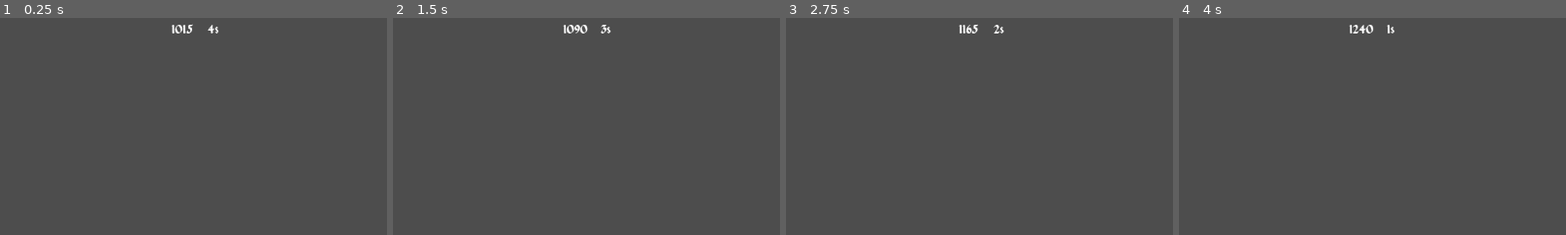
Above: before the commit, frames 1-4 (left to right).
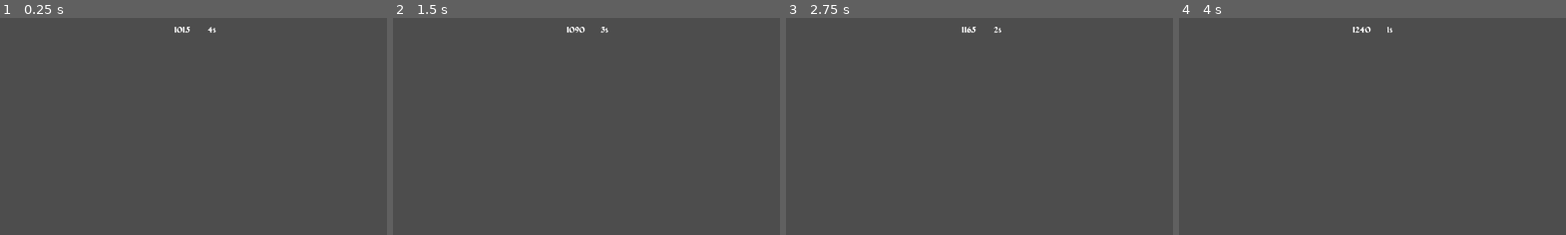
Above: after the commit, the same moments.

Repository: electron35/GMTK_Jam_Dunjunk_shop
Game: Godot game, scene res://GMTK_Jam/MainScene.tscn
Same seed, same stepped clock (60 frames per second), same inputs: the game is played once before the commit and once after it.
Inputs (mouse positions are % of the whole screen's width and height, from its top left):
- Up to frame 1 (0.25 s): no input
- Up to frame 2 (1.5 s): tap Enter at 0.5 s; move the mouse to (72, 45) at 0.52 s; click (72, 45) at 0.67 s; tap Space at 1.25 s; move the mouse to (30, 55) at 1.27 s; click (30, 55) at 1.42 s
- Up to frame 3 (2.75 s): tap Enter at 2 s; move the mouse to (60, 28) at 2.02 s; click (60, 28) at 2.17 s
- Up to frame 4 (4 s): move the mouse to (45, 70) at 2.77 s; click (45, 70) at 2.92 s; tap Space at 3.5 s; move the mouse to (80, 65) at 3.52 s; click (80, 65) at 3.67 s
The pictures show only the part of the screen within x 25-75%, y 0-50%; the shares and areas given below are measured in that part.

The runs differ from the first frame. In frame 1, 0.2% of the frame differs, in the area x 44-57%, y 2-8%; in frame 2, 0.2%, in the area x 43-57%, y 3-8%; in frame 3, 0.2%; in frame 4, 0.2%.
Error in both runs: Invalid assignment of property or key 'wait_time' with value of type 'float' on a base object of type 'null instance'. (res://GMTK_Jam/script/MoneyUI.gd:6)

Commit message:
Inventory Update

Diff:
--- a/GMTK_Jam/Resources/theme.tres
+++ b/GMTK_Jam/Resources/theme.tres
@@ -3,4 +3,7 @@
 [ext_resource type="FontFile" uid="uid://bgw5dbb5i6afo" path="res://GMTK_Jam/Resources/Font/Deutsch.ttf" id="1_p24lw"]
 
 [resource]
+default_font = ExtResource("1_p24lw")
+default_font_size = 12
+Button/fonts/font = ExtResource("1_p24lw")
 Label/fonts/font = ExtResource("1_p24lw")
--- /dev/null
+++ b/GMTK_Jam/UIElement/CraftInventory.tscn
@@ -0,0 +1,25 @@
+[gd_scene load_steps=4 format=3 uid="uid://bd5rxguf277o2"]
+
+[ext_resource type="Script" path="res://GMTK_Jam/script/CraftInventory.gd" id="1_c07et"]
+[ext_resource type="PackedScene" uid="uid://hpqk7j3phf64" path="res://GMTK_Jam/UIElement/CraftUI.tscn" id="1_ysyqp"]
+[ext_resource type="PackedScene" uid="uid://ctfcmt515w0rc" path="res://GMTK_Jam/UIElement/InventoryUI.tscn" id="2_rd0et"]
+
+[node name="crafting_menu" type="Control"]
+layout_mode = 3
+anchor_right = 0.513
+anchor_bottom = 1.0
+offset_right = 0.0239868
+grow_horizontal = 2
+grow_vertical = 2
+script = ExtResource("1_c07et")
+
+[node name="HBoxContainer" type="HBoxContainer" parent="."]
+layout_mode = 0
+offset_right = 40.0
+offset_bottom = 40.0
+
+[node name="CraftUI" parent="HBoxContainer" instance=ExtResource("1_ysyqp")]
+layout_mode = 2
+
+[node name="InventoryUI" parent="HBoxContainer" instance=ExtResource("2_rd0et")]
+layout_mode = 2
--- /dev/null
+++ b/GMTK_Jam/UIElement/CraftUI.tscn
@@ -0,0 +1,32 @@
+[gd_scene load_steps=3 format=3 uid="uid://hpqk7j3phf64"]
+
+[ext_resource type="PackedScene" uid="uid://dcvv01ntwrxis" path="res://GMTK_Jam/UIElement/SlotUI.tscn" id="1_lc324"]
+[ext_resource type="Theme" uid="uid://b23gfgab88oos" path="res://GMTK_Jam/Resources/theme.tres" id="2_mhc8u"]
+
+[node name="CraftUI" type="PanelContainer"]
+offset_right = 40.0
+
+[node name="MarginContainer" type="MarginContainer" parent="."]
+layout_mode = 2
+theme_override_constants/margin_left = 10
+theme_override_constants/margin_top = 40
+theme_override_constants/margin_right = 10
+theme_override_constants/margin_bottom = 20
+
+[node name="VBox" type="VBoxContainer" parent="MarginContainer"]
+layout_mode = 2
+theme_override_constants/separation = 20
+
+[node name="CraftSlot1" parent="MarginContainer/VBox" instance=ExtResource("1_lc324")]
+layout_mode = 2
+
+[node name="CraftSlot2" parent="MarginContainer/VBox" instance=ExtResource("1_lc324")]
+layout_mode = 2
+
+[node name="Button" type="Button" parent="MarginContainer/VBox"]
+layout_mode = 2
+theme = ExtResource("2_mhc8u")
+text = "CRAFT"
+
+[node name="Result" parent="MarginContainer/VBox" instance=ExtResource("1_lc324")]
+layout_mode = 2
--- a/GMTK_Jam/UIElement/CraftingMenu.tscn
+++ /dev/null
@@ -1,14 +0,0 @@
-[gd_scene format=3 uid="uid://bd5rxguf277o2"]
-
-[node name="crafting_menu" type="Control"]
-layout_mode = 3
-anchor_right = 0.562
-anchor_bottom = 1.0
-offset_right = 0.575928
-grow_horizontal = 2
-grow_vertical = 2
-
-[node name="HBoxContainer" type="HBoxContainer" parent="."]
-layout_mode = 0
-offset_right = 40.0
-offset_bottom = 40.0
--- /dev/null
+++ b/GMTK_Jam/UIElement/InventoryUI.tscn
@@ -0,0 +1,26 @@
+[gd_scene load_steps=2 format=3 uid="uid://ctfcmt515w0rc"]
+
+[ext_resource type="Script" path="res://GMTK_Jam/script/InventoryUI.gd" id="1_m4cb5"]
+
+[node name="InventoryUI" type="PanelContainer"]
+anchors_preset = 15
+anchor_right = 1.0
+anchor_bottom = 1.0
+offset_left = 0.5
+offset_top = 0.5
+offset_right = -873.5
+offset_bottom = -233.5
+grow_horizontal = 2
+grow_vertical = 2
+script = ExtResource("1_m4cb5")
+
+[node name="MarginContainer" type="MarginContainer" parent="."]
+layout_mode = 2
+theme_override_constants/margin_left = 5
+theme_override_constants/margin_top = 5
+theme_override_constants/margin_right = 5
+theme_override_constants/margin_bottom = 5
+
+[node name="ItemGrid" type="GridContainer" parent="MarginContainer"]
+layout_mode = 2
+columns = 4
--- /dev/null
+++ b/GMTK_Jam/UIElement/SlotUI.tscn
@@ -0,0 +1,32 @@
+[gd_scene load_steps=3 format=3 uid="uid://dcvv01ntwrxis"]
+
+[ext_resource type="Script" path="res://GMTK_Jam/script/SlotUI.gd" id="1_egk54"]
+[ext_resource type="Theme" uid="uid://b23gfgab88oos" path="res://GMTK_Jam/Resources/theme.tres" id="2_g8fse"]
+
+[node name="SlotUI" type="PanelContainer"]
+offset_right = 64.0
+offset_bottom = 64.0
+script = ExtResource("1_egk54")
+
+[node name="MarginContainer" type="MarginContainer" parent="."]
+custom_minimum_size = Vector2(64, 64)
+layout_mode = 2
+theme_override_constants/margin_left = 4
+theme_override_constants/margin_top = 4
+theme_override_constants/margin_right = 4
+theme_override_constants/margin_bottom = 4
+
+[node name="TextureRect" type="TextureRect" parent="MarginContainer"]
+layout_mode = 2
+expand_mode = 1
+
+[node name="QualityLabel" type="Label" parent="."]
+layout_mode = 2
+size_flags_vertical = 8
+theme = ExtResource("2_g8fse")
+theme_override_colors/font_outline_color = Color(0, 0, 0, 1)
+theme_override_constants/outline_size = 5
+horizontal_alignment = 2
+vertical_alignment = 2
+
+[connection signal="gui_input" from="." to="." method="_on_gui_input"]
--- /dev/null
+++ b/GMTK_Jam/script/CraftInventory.gd
@@ -0,0 +1,6 @@
+extends Control
+
+var Inventory = preload("res://data/Inventory.tres")
+
+func _process(delta):
+	$HBoxContainer/InventoryUI.set_inventory_data(Inventory)
--- /dev/null
+++ b/GMTK_Jam/script/InventoryUI.gd
@@ -0,0 +1,21 @@
+extends PanelContainer
+
+const Slot = preload("res://GMTK_Jam/UIElement/SlotUI.tscn")
+
+@onready var item_grid: GridContainer = $MarginContainer/ItemGrid
+
+func set_inventory_data(inventory_data: InventoryData):
+	populate_item_grid(inventory_data)
+
+func populate_item_grid(inventory_data: InventoryData):
+	for child in item_grid.get_children():
+		child.queue_free()
+
+	for slot_data in inventory_data.slot_datas:
+		var slot = Slot.instantiate()
+		item_grid.add_child(slot)
+
+		slot.slot_clicked.connect(inventory_data.on_slot_clicked)
+
+		if slot_data:
+			slot.set_slot_data(slot_data)
--- /dev/null
+++ b/GMTK_Jam/script/SlotUI.gd
@@ -0,0 +1,22 @@
+extends PanelContainer
+
+@onready var texture_rect = $MarginContainer/TextureRect
+@onready var quality_label = $QualityLabel
+
+signal slot_clicked(index: int, button: int)
+
+func set_slot_data(slot_data: SlotData):
+	var item_data = slot_data.item_data
+	texture_rect.texture = item_data.texture
+	tooltip_text = "%s" % [item_data.type]
+
+	quality_label.text = "%x" % [slot_data.quality]
+	quality_label.show()
+
+
+func _on_gui_input(event):
+	if event is InputEventMouseButton \
+			and (event.button_index == MOUSE_BUTTON_LEFT \
+			or event.button_index == MOUSE_BUTTON_RIGHT) \
+			and event.is_pressed():
+		slot_clicked.emit(get_index(), event.button_index)
--- /dev/null
+++ b/GMTK_Jam/script/data/inventory_data.gd
@@ -0,0 +1,7 @@
+extends Resource
+class_name InventoryData
+
+@export var slot_datas: Array[SlotData]
+
+func on_slot_clicked(index: int, button: int):
+	print ("inventory Interact")
--- /dev/null
+++ b/GMTK_Jam/script/data/item_data.gd
@@ -0,0 +1,5 @@
+extends Resource
+class_name ItemData
+
+@export var type: String = ""
+@export var texture: Texture
--- /dev/null
+++ b/GMTK_Jam/script/data/slot_data.gd
@@ -0,0 +1,5 @@
+extends Resource
+class_name SlotData
+
+@export var item_data : ItemData
+@export_range(1,50) var quality: int = 1
--- /dev/null
+++ b/data/Inventory.tres
@@ -0,0 +1,14 @@
+[gd_resource type="Resource" script_class="InventoryData" load_steps=5 format=3 uid="uid://bqf4xny4osd4f"]
+
+[ext_resource type="Script" path="res://GMTK_Jam/script/data/inventory_data.gd" id="1_gadic"]
+[ext_resource type="Resource" uid="uid://c7uf7x5l13tqv" path="res://data/Items/Ring.tres" id="2_wv2aa"]
+[ext_resource type="Script" path="res://GMTK_Jam/script/data/slot_data.gd" id="3_a7a22"]
+
+[sub_resource type="Resource" id="Resource_g33ac"]
+script = ExtResource("3_a7a22")
+item_data = ExtResource("2_wv2aa")
+quality = 2
+
+[resource]
+script = ExtResource("1_gadic")
+slot_datas = Array[ExtResource("3_a7a22")]([SubResource("Resource_g33ac"), null, null, null, null, null, null, null, null, null, null, null, null, null, null, null, null, null, null, null, null, null, null, null])
--- /dev/null
+++ b/data/Items/Ring.tres
@@ -0,0 +1,9 @@
+[gd_resource type="Resource" script_class="ItemData" load_steps=3 format=3 uid="uid://c7uf7x5l13tqv"]
+
+[ext_resource type="Script" path="res://GMTK_Jam/script/data/item_data.gd" id="1_qisvw"]
+[ext_resource type="Texture2D" uid="uid://c8jnwm76caydf" path="res://icon.svg" id="2_2asx8"]
+
+[resource]
+script = ExtResource("1_qisvw")
+type = "Ring"
+texture = ExtResource("2_2asx8")
